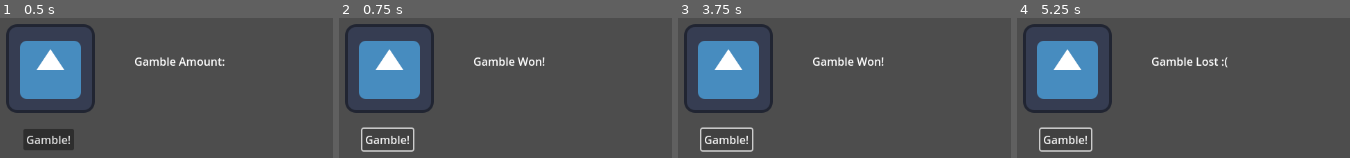
Above: before the commit, frames 1-4 (left to right).
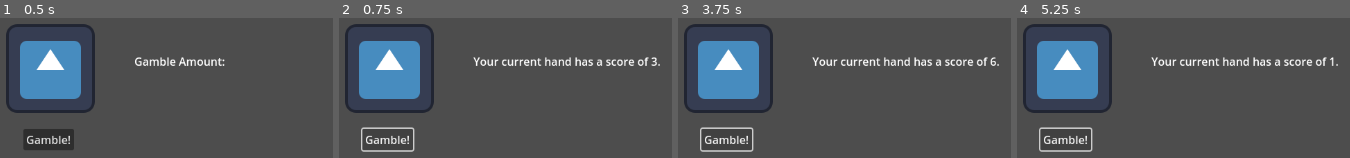
Above: after the commit, the same moments.

Repository: OwenFrakes/congressAppChallenge
Game: Godot game, scene res://main.tscn
The game is run twice, just before and just after one commit, with the same random seed, the same clock (stepped at 60 frames per second) and the same inputs. The engine's default icon, where the game draws it, is replaced by a stand-in: a white triangle on a blue panel in a dark square.
Inputs:
- Up to frame 1 (0.5 s): no input
- Up to frame 2 (0.75 s): click "Gamble!" at 0.5 s
- Up to frame 3 (3.75 s): click "Gamble!" at 1.25 s; click "Gamble!" at 2 s; tap Enter at 2.75 s; tap Space at 3.5 s
- Up to frame 4 (5.25 s): tap Enter at 4.25 s; tap Space at 5 s

Frame 1 is identical in both runs. In frame 2, 1.9% of the frame differs, in the area x 40-97%, y 27-35%; in frame 3, 1.9%; in frame 4, 1.9%.

Commit message:
Simple Blackjack
Made really really bad blackjack.

Diff:
--- /dev/null
+++ b/blackJack.gd
@@ -0,0 +1,26 @@
+extends Node
+
+@onready var label = $"../Label"
+
+# Called when the node enters the scene tree for the first time.
+func _ready():
+	pass # Replace with function body.
+
+
+# Called every frame. 'delta' is the elapsed time since the previous frame.
+func _process(delta):
+	pass
+
+
+func _on_pressed():
+	var score = 0
+	var card = randi_range(1,14)
+
+	if(card == 14):
+		score += 11
+	elif(card > 10):
+		score += 10
+	else:
+		score += card
+
+	label.text = "Your current hand has a score of " + str(score) + "."
--- a/main.tscn
+++ b/main.tscn
@@ -1,7 +1,7 @@
 [gd_scene load_steps=3 format=3 uid="uid://dc48lkekxqu2l"]
 
 [ext_resource type="Texture2D" uid="uid://dxiid5fb4k47q" path="res://icon.svg" id="1_eod6t"]
-[ext_resource type="Script" path="res://gambleTest.gd" id="2_m7kae"]
+[ext_resource type="Script" path="res://blackJack.gd" id="2_8jdnp"]
 
 [node name="Node2D" type="Node2D"]
 
@@ -22,6 +22,6 @@
 offset_right = 323.0
 offset_bottom = 253.0
 text = "Gamble!"
-script = ExtResource("2_m7kae")
+script = ExtResource("2_8jdnp")
 
 [connection signal="pressed" from="Button" to="Button" method="_on_pressed"]
